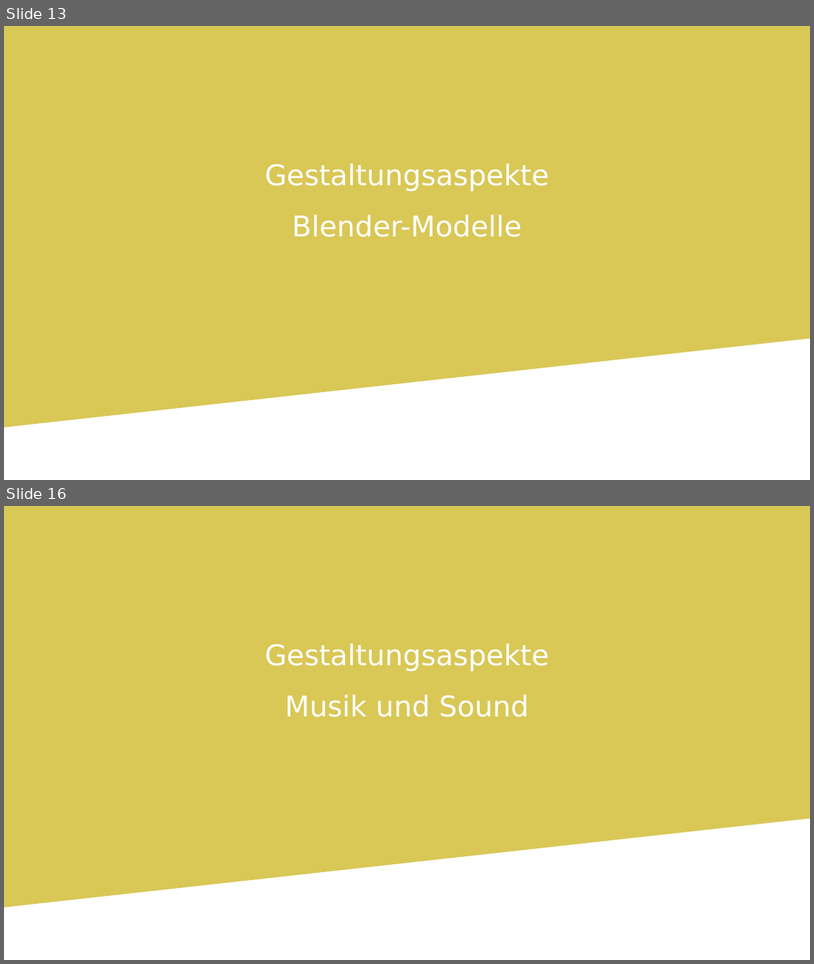
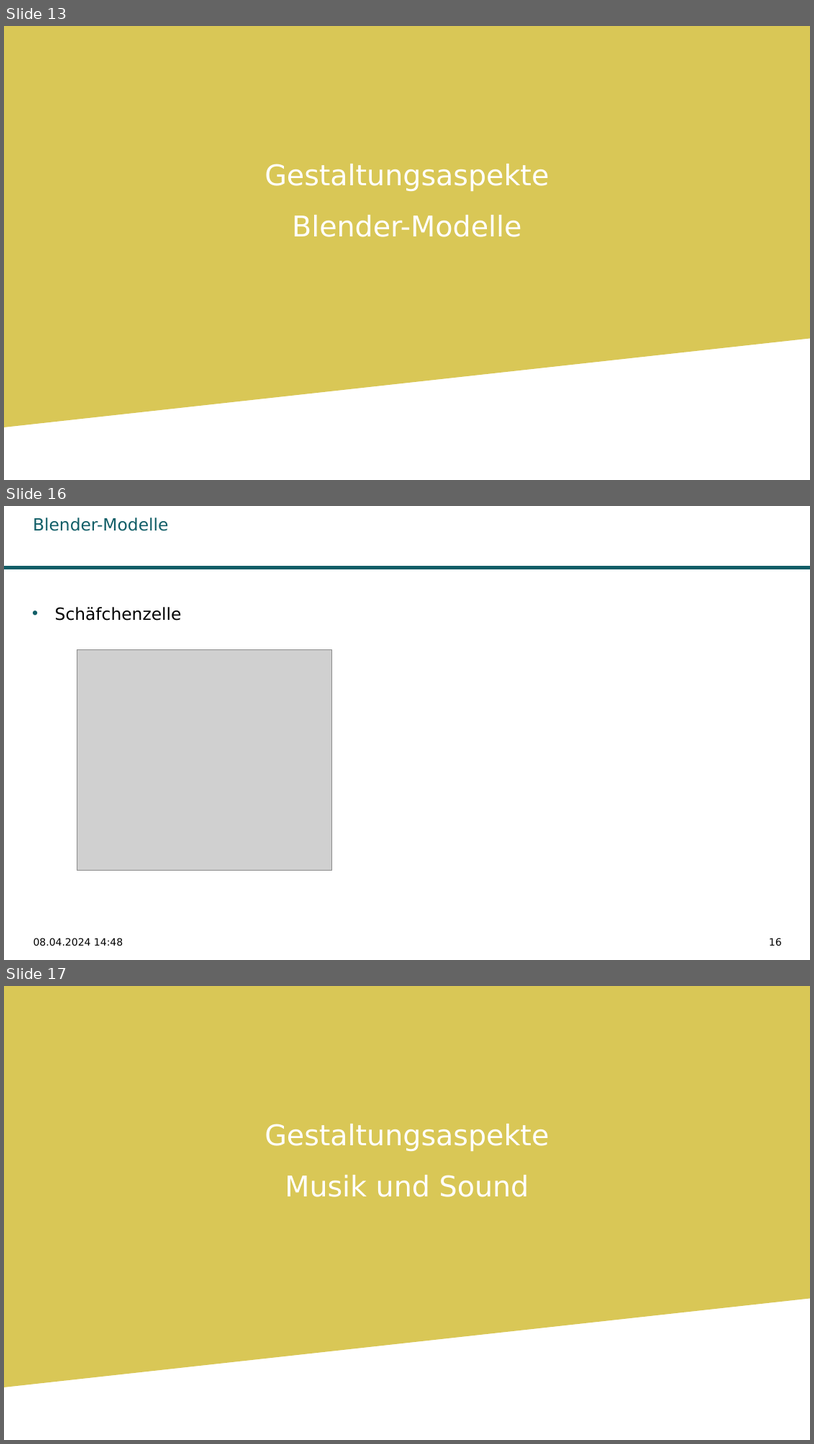
Before and after one commit to LaraBiewers/Teamprojekt_GameDev, a slide deck: Abschlusspraesentation.odp. Shown one above the other, each under a label of ours: slides 13 and 16 before the commit, slides 13, 16 and 17 after it; the slides between them are not shown. The pictures are 814x964 and 814x1444 pixels, drawn with LibreOffice and Linux fonts; fonts in the diff are those of the drawing; grey boxes stand for pictures; background and template pictures are left out. Boxes give left, top, right and bottom in pixels: in the first picture for what was removed or moved away, otherwise in the second. Text is boxed around its words. In the diff, an @@ line names an element or a change of style, - is before the commit and + after.

```diff
--- a/Abschlusspraesentation.odp
+++ b/Abschlusspraesentation.odp
@@ slide 16 added at (x1=4, y1=506, x2=810, y2=960), background #FFFFFF @@
@@ title added at (x1=33, y1=518, x2=168, y2=531), 20 pt, text #115E67 @@
+Blender-Modelle
@@ freeform shape added at (x1=4, y1=565, x2=810, y2=569), fill #115E67 @@
@@ text added at (x1=55, y1=607, x2=182, y2=620), 20 pt, text #000000 @@
+• Schäfchenzelle
@@ picture added at (x1=77, y1=649, x2=332, y2=870) @@
@@ text added at (x1=34, y1=937, x2=123, y2=946), 12 pt, text #000000 @@
+08.04.2024 14:48
@@ page number added at (x1=769, y1=937, x2=782, y2=946), 12 pt, text #000000 @@
+16
@@ what was slide 16 is now slide 17 @@
```
Also in this commit, not shown: 7 slides changed, 1 other slide added, 1 slide removed.
